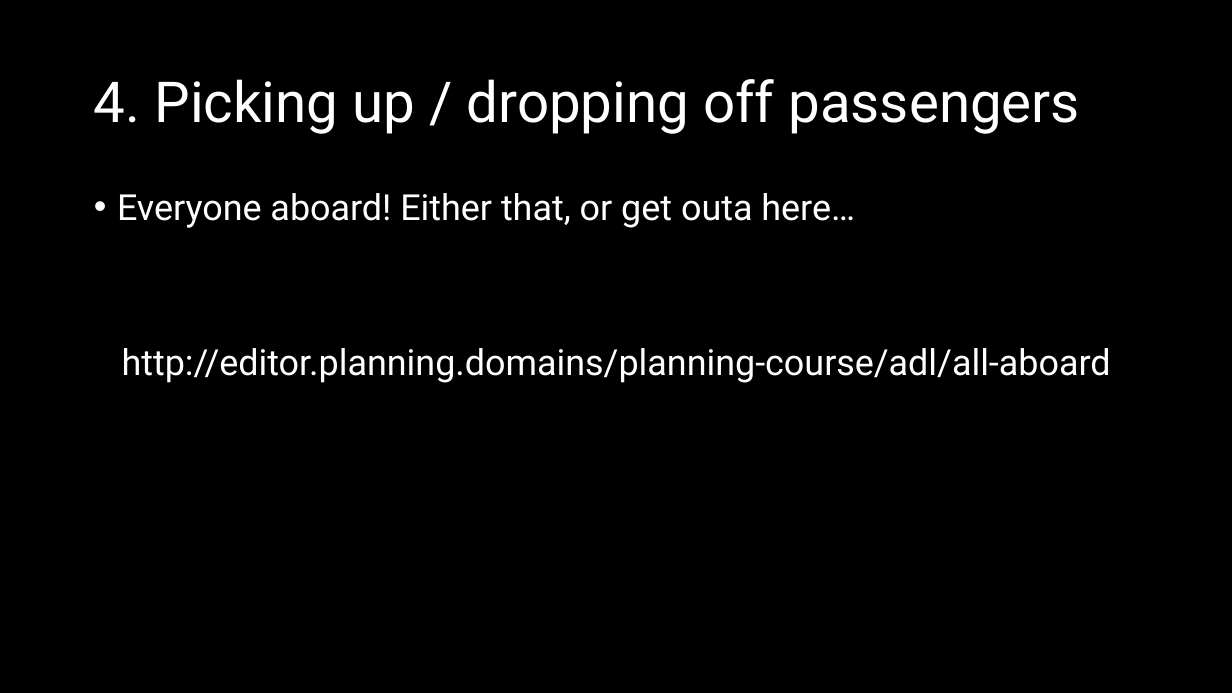
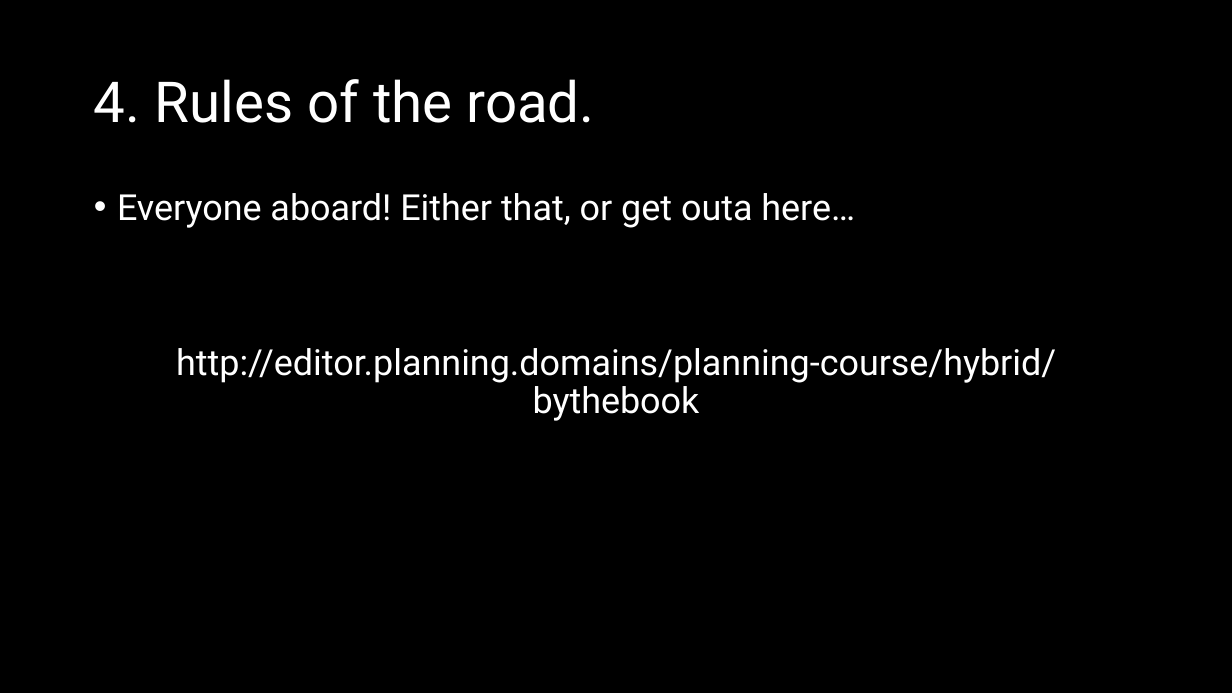
Before and after one commit to AI-Planning/modeling-in-pddl, a slide deck: slide 14 of exercises/cisc-813/hybrid/slides.pptx (slide 15 before the commit). Drawn at 1232x693 pixels with LibreOffice and Linux fonts; fonts in the diff are those of the drawing. Boxes give left, top, right and bottom in pixels: in the first picture for what was removed or moved away, otherwise in the second. Text is boxed around its words. In the diff, an @@ line names an element or a change of style, - is before the commit and + after.

```diff
--- a/exercises/cisc-813/hybrid/slides.pptx
+++ b/exercises/cisc-813/hybrid/slides.pptx
@@ title at bbox=[94, 79, 594, 123]: text changed @@
-4. Picking up / dropping off passengers
+4. Rules of the road.
@@ text at bbox=[176, 348, 1056, 421]: text changed @@
-http://editor.planning.domains/planning-course/adl/all-aboard
+http://editor.planning.domains/planning-course/hybrid/bythebook
```
Also in this commit, not shown: 11 other slides changed, 2 slides added, 3 slides removed, 4 other files.
